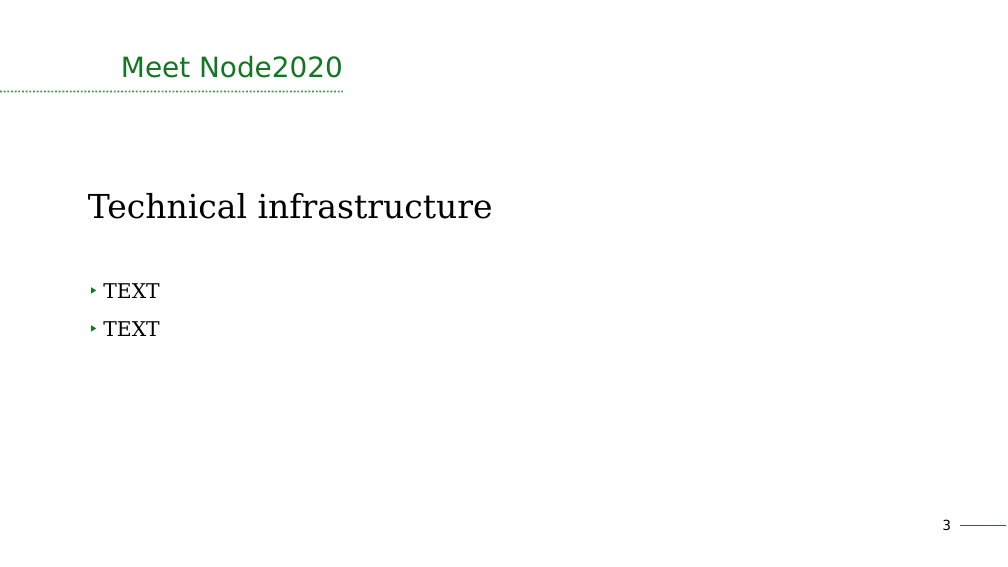
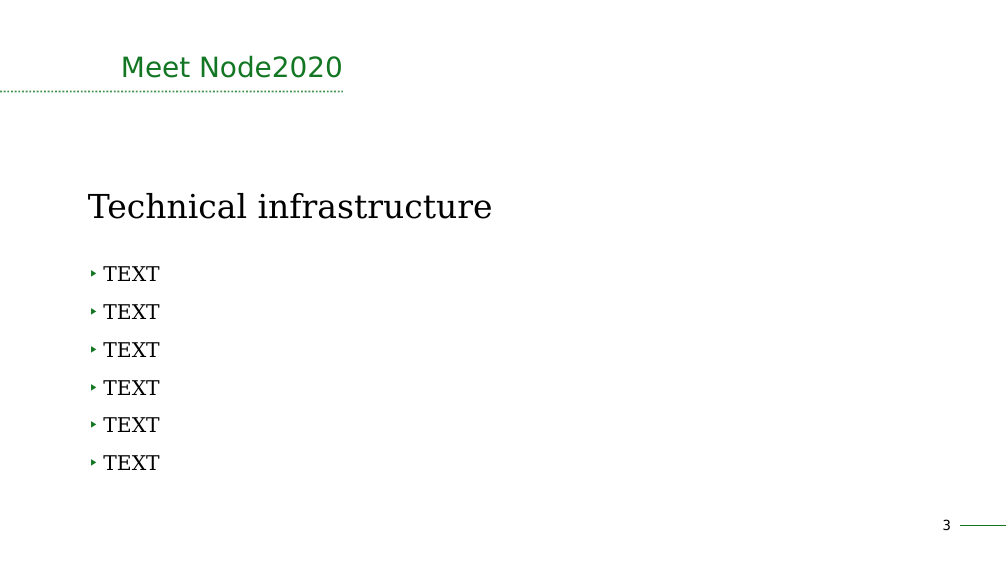
Before and after one commit to devinstewart/osi-class-notes, a slide deck: slide 3 of week4.odp. Drawn at 1008x567 pixels with LibreOffice and Linux fonts; fonts in the diff are those of the drawing. Boxes give left, top, right and bottom in pixels: in the first picture for what was removed or moved away, otherwise in the second. Text is boxed around its words. In the diff, an @@ line names an element or a change of style, - is before the commit and + after.

Commit message:
Make addition slide tweaks

```diff
--- a/week4.odp
+++ b/week4.odp
@@ text at [103,342,159,470]: paragraphs added @@
+▶ TEXT
+▶ TEXT
+▶ TEXT
+▶ TEXT
```
